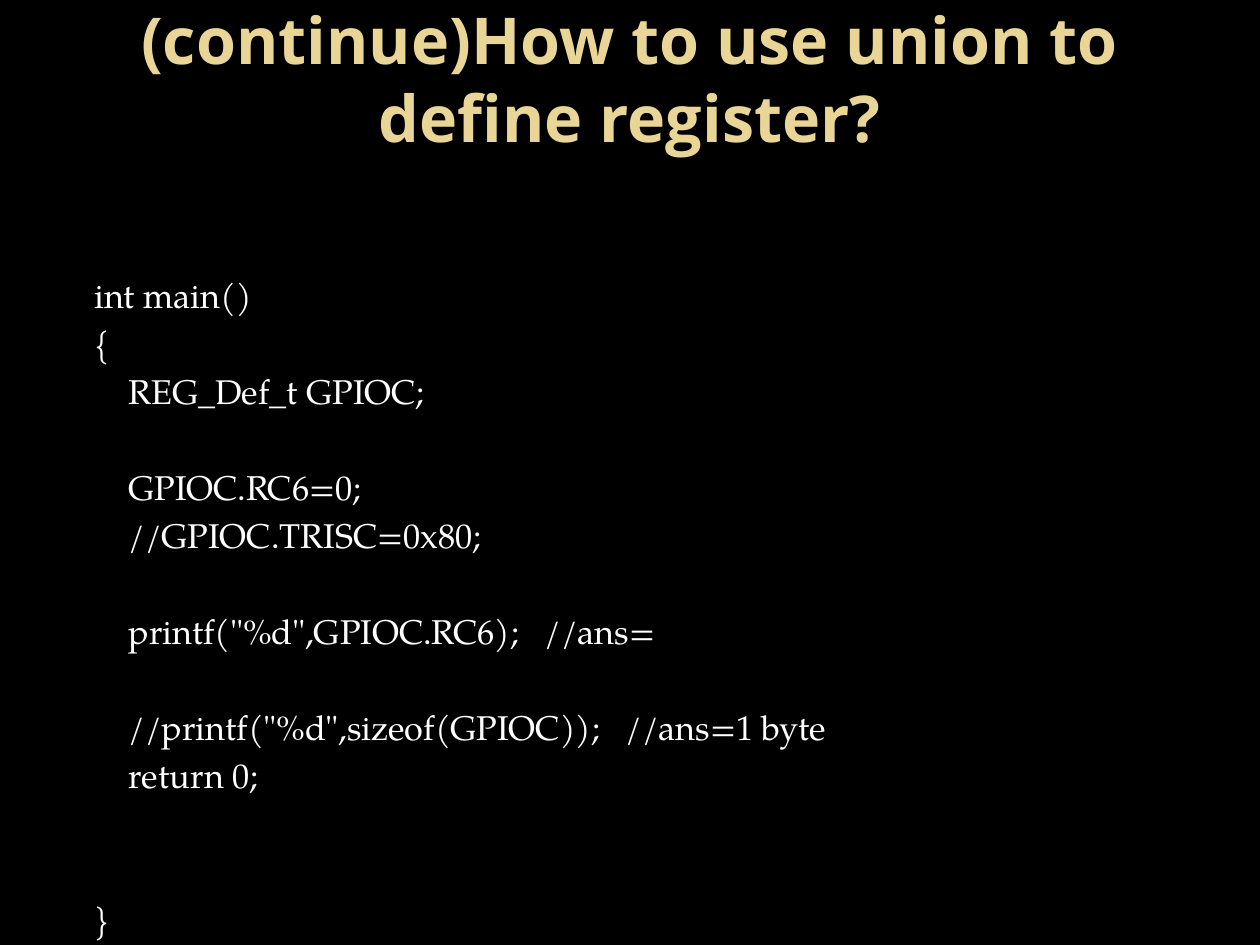
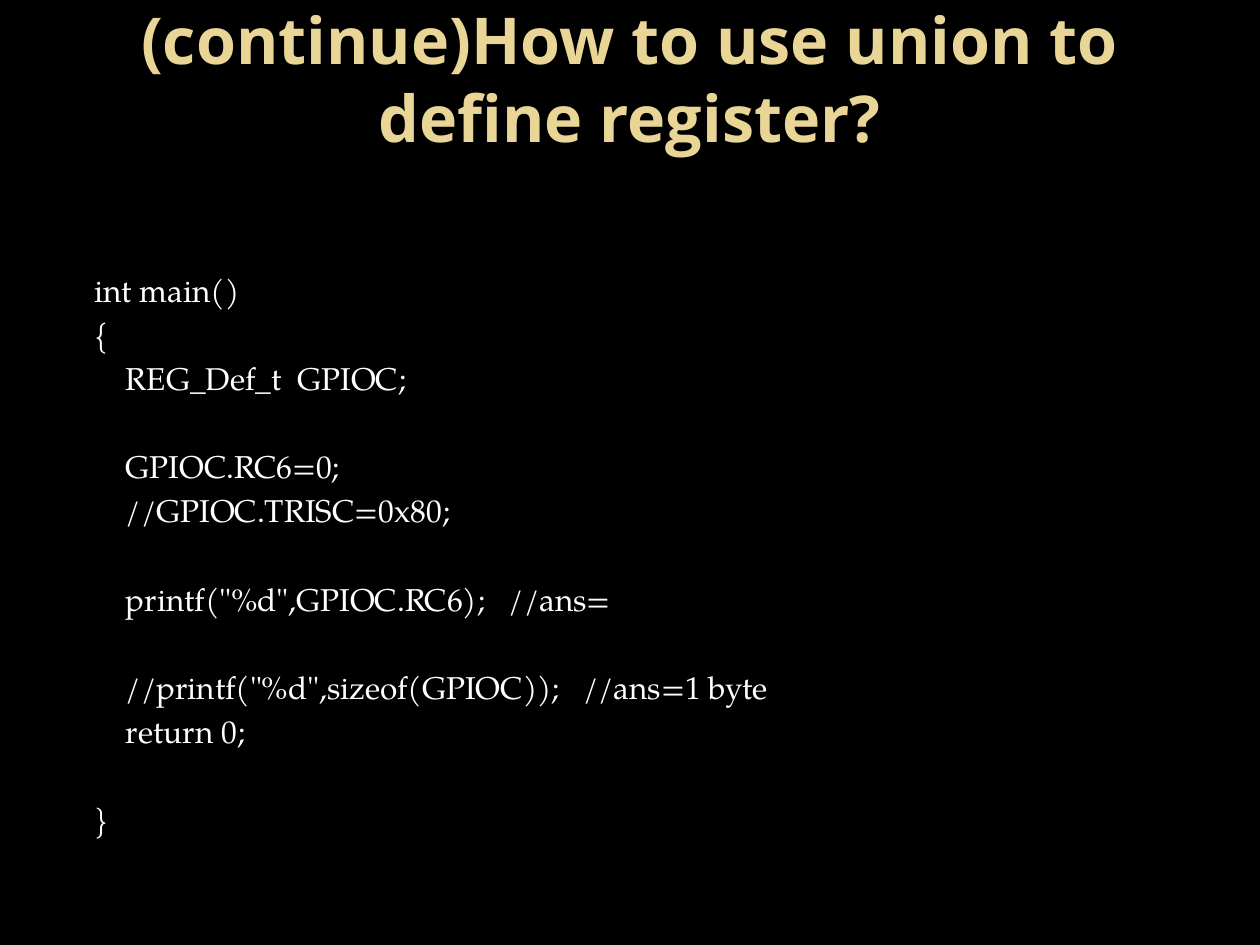
Before and after one commit to Mahesh-7/C_Programs, a slide deck: slide 23 of PPT/structure.pptx (slide 16 before the commit). Drawn at 1260x945 pixels with LibreOffice and Linux fonts; fonts in the diff are those of the drawing; background and template pictures are left out. Boxes give left, top, right and bottom in pixels: in the first picture for what was removed or moved away, otherwise in the second. Text is boxed around its words. In the diff, an @@ line names an element or a change of style, - is before the commit and + after.

```diff
--- a/PPT/structure.pptx
+++ b/PPT/structure.pptx
@@ text "int main()" at (94, 279, 768, 748): size 19.6 to 18 pt @@
```
Also in this commit, not shown: 4 other slides changed, 8 slides added.
